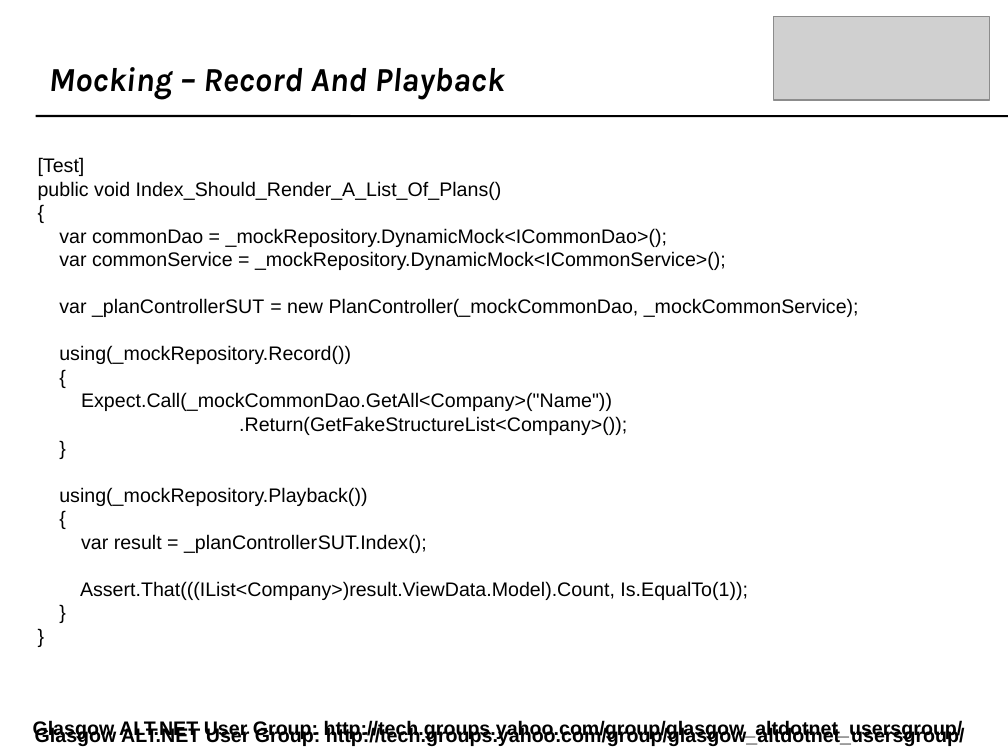
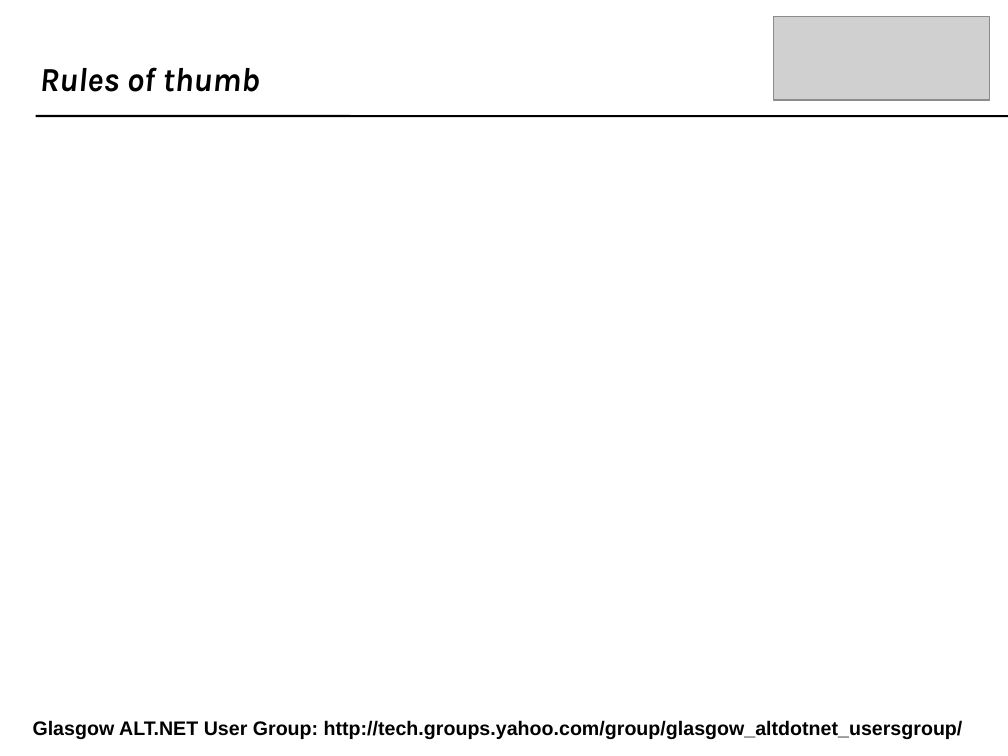
Before and after one commit to craignicol/scotaltdotnet, a slide deck: slide 57 of belfast/IOC-TDD-And Testability.ppt (slide 22 before the commit). Drawn at 1008x756 pixels with LibreOffice and Linux fonts; fonts in the diff are those of the drawing; grey boxes stand for pictures; background and template pictures are left out. Boxes give left, top, right and bottom in pixels: in the first picture for what was removed or moved away, otherwise in the second. Text is boxed around its words. In the diff, an @@ line names an element or a change of style, - is before the commit and + after.

```diff
--- a/belfast/IOC-TDD-And Testability.ppt
+++ b/belfast/IOC-TDD-And Testability.ppt
@@ text added at (x1=40, y1=67, x2=260, y2=92), 24 pt, text #000000, bold, italic @@
+Rules of thumb
@@ text removed at (x1=49, y1=67, x2=504, y2=100) @@
-Mocking – Record And Playback
@@ text removed at (x1=38, y1=157, x2=859, y2=600) @@
-[Test]
-public void Index_Should_Render_A_List_Of_Plans()
-{
-var commonDao = _mockRepository.DynamicMock<ICommonDao>();
-var commonService = _mockRepository.DynamicMock<ICommonService>();
-var _planControllerSUT = new PlanController(_mockCommonDao, _mockCommonService);
-using(_mockRepository.Record())
-{
-Expect.Call(_mockCommonDao.GetAll<Company>("Name"))
-.Return(GetFakeStructureList<Company>());
-}
-using(_mockRepository.Playback())
-{
-var result = _planControllerSUT.Index();
-Assert.That(((IList<Company>)result.ViewData.Model).Count, Is.EqualTo(1));
-}
-}
@@ text removed at (x1=33, y1=720, x2=965, y2=746) @@
-Glasgow ALT.NET User Group: http://tech.groups.yahoo.com/group/glasgow_altdotnet_usersgroup/
```
Also in this commit, not shown: 19 other slides changed, 28 slides added, 7 slides removed, 1 other file.
